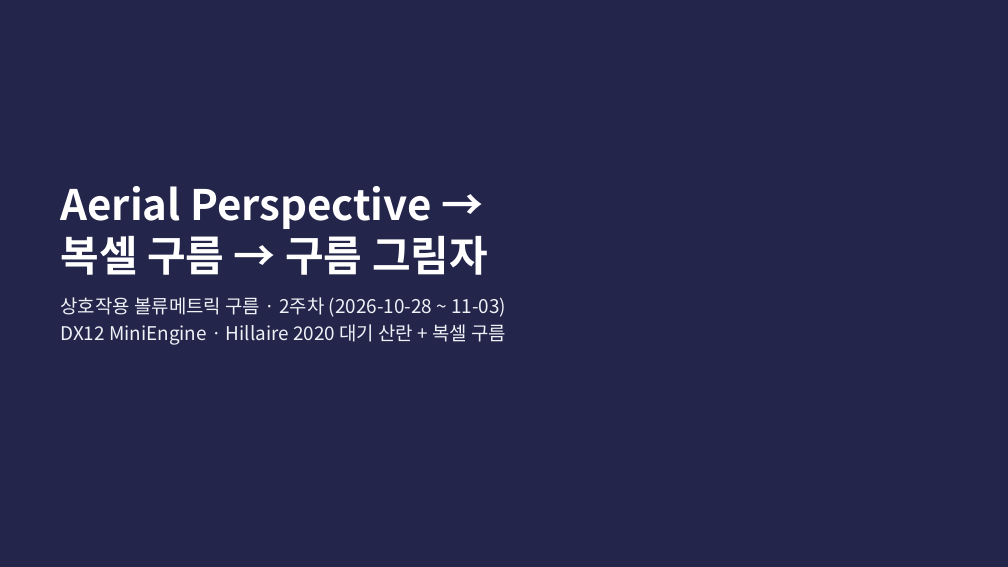
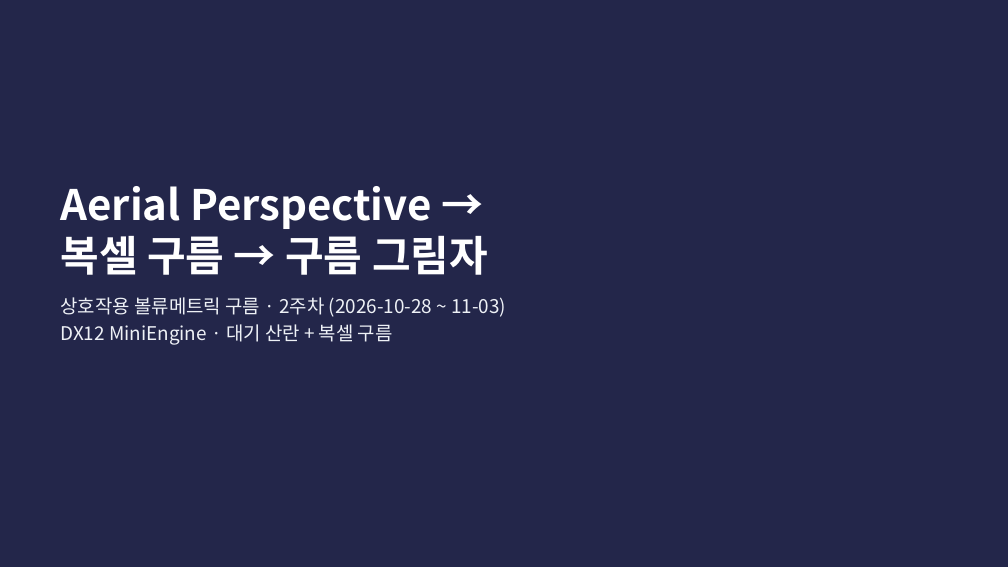
Before and after one commit to jcmeve/DirectX-Graphics-Samples, a slide deck: slide 1 of Interactive Raymarching Cloud_3.pptx. Drawn at 1008x567 pixels with LibreOffice and Linux fonts; fonts in the diff are those of the drawing. Boxes give left, top, right and bottom in pixels: in the first picture for what was removed or moved away, otherwise in the second. Text is boxed around its words. In the diff, an @@ line names an element or a change of style, - is before the commit and + after.

```diff
--- a/Interactive Raymarching Cloud_3.pptx
+++ b/Interactive Raymarching Cloud_3.pptx
@@ text at [60,324,393,345]: text changed @@
-DX12 MiniEngine · Hillaire 2020 대기 산란 + 복셀 구름
+DX12 MiniEngine · 대기 산란 + 복셀 구름
```
Also in this commit, not shown: 21 other slides changed, 1 slide added, 5 slides removed.
